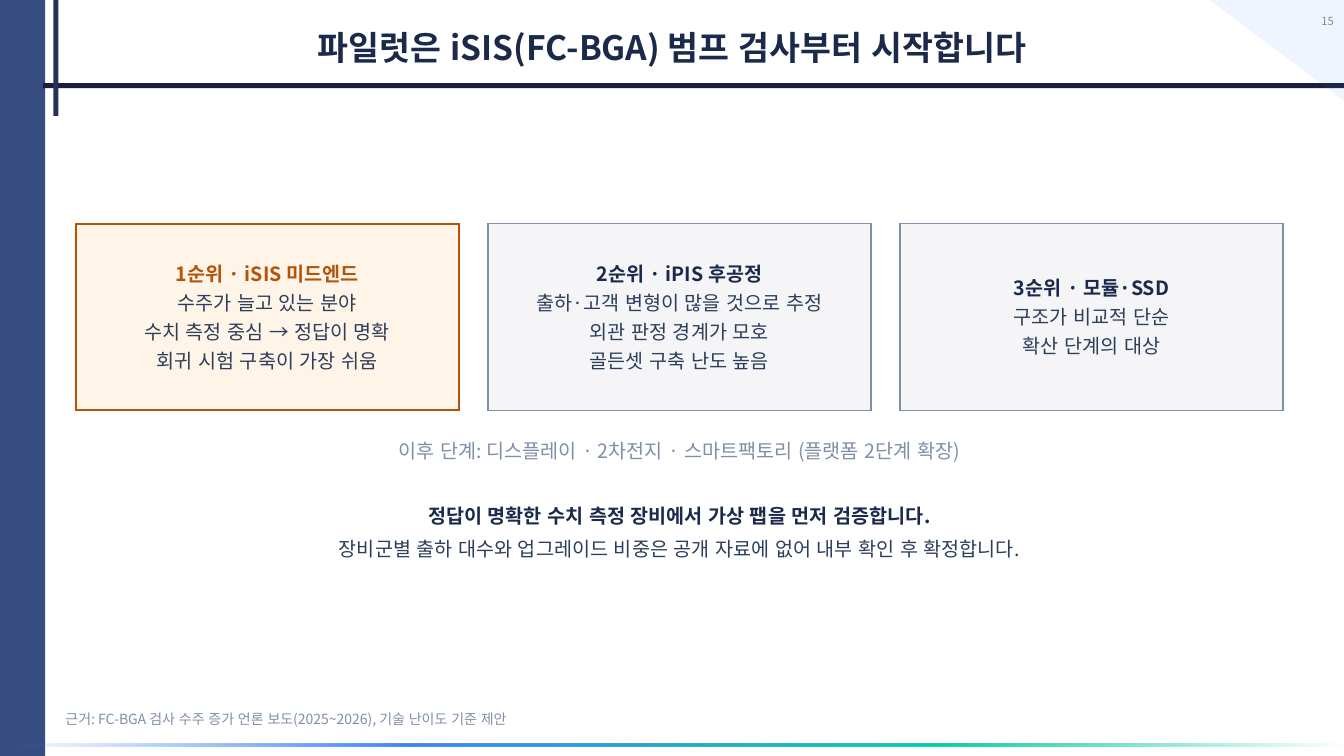
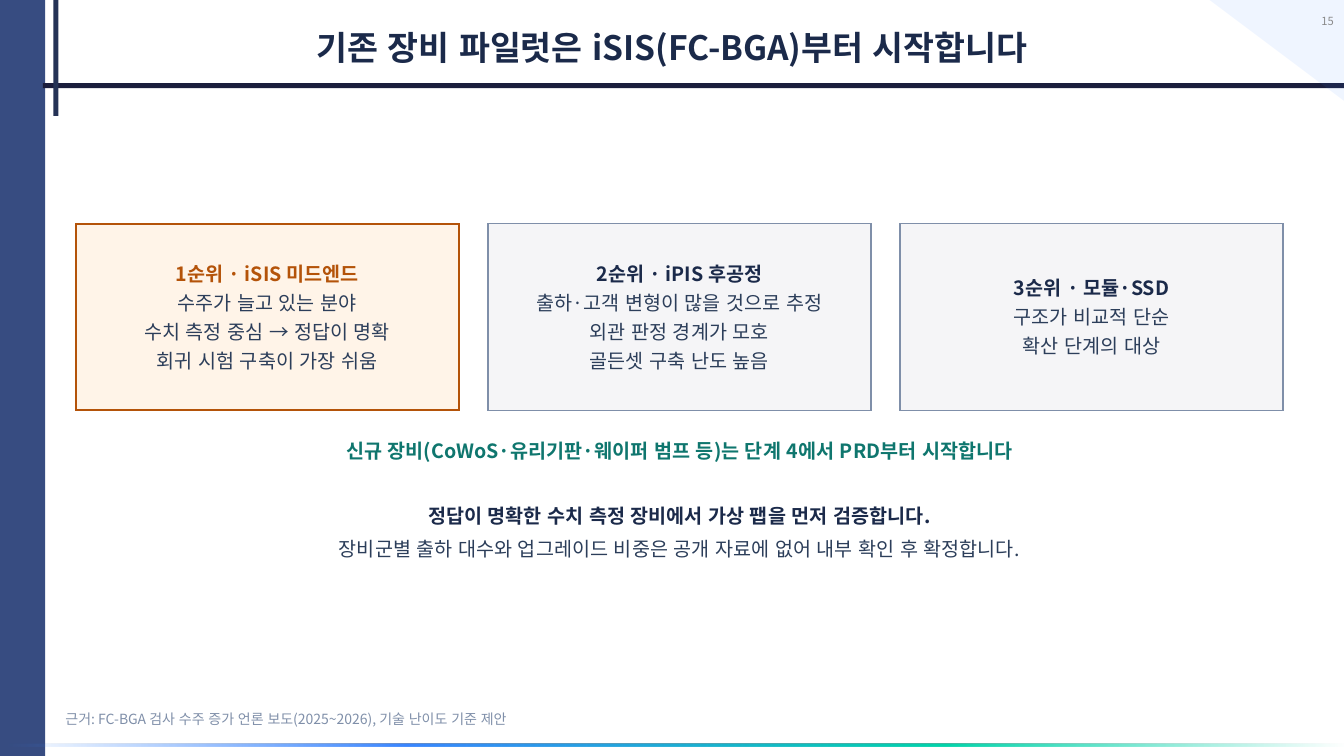
Before and after one commit to donchang07/tmb-2027, a slide deck: slide 15 of deliverables/Intekplus_AI_Upgrade_Proposal.pptx. Drawn at 1344x756 pixels with LibreOffice and Linux fonts; fonts in the diff are those of the drawing. Boxes give left, top, right and bottom in pixels: in the first picture for what was removed or moved away, otherwise in the second. Text is boxed around its words. In the diff, an @@ line names an element or a change of style, - is before the commit and + after.

```diff
--- a/deliverables/Intekplus_AI_Upgrade_Proposal.pptx
+++ b/deliverables/Intekplus_AI_Upgrade_Proposal.pptx
@@ text at (317,31,1028,67): text changed @@
-파일럿은 iSIS(FC-BGA) 범프 검사부터 시작합니다
+기존 장비 파일럿은 iSIS(FC-BGA)부터 시작합니다
@@ text at (346,441,1012,462): text changed; text colour #7F8FA9 to #0F766E; bold on @@
-이후 단계: 디스플레이 · 2차전지 · 스마트팩토리 (플랫폼 2단계 확장)
+신규 장비(CoWoS·유리기판·웨이퍼 범프 등)는 단계 4에서 PRD부터 시작합니다
```
Also in this commit, not shown: 11 other slides changed, 8 slides added, 2 slides removed, 2 other files.
